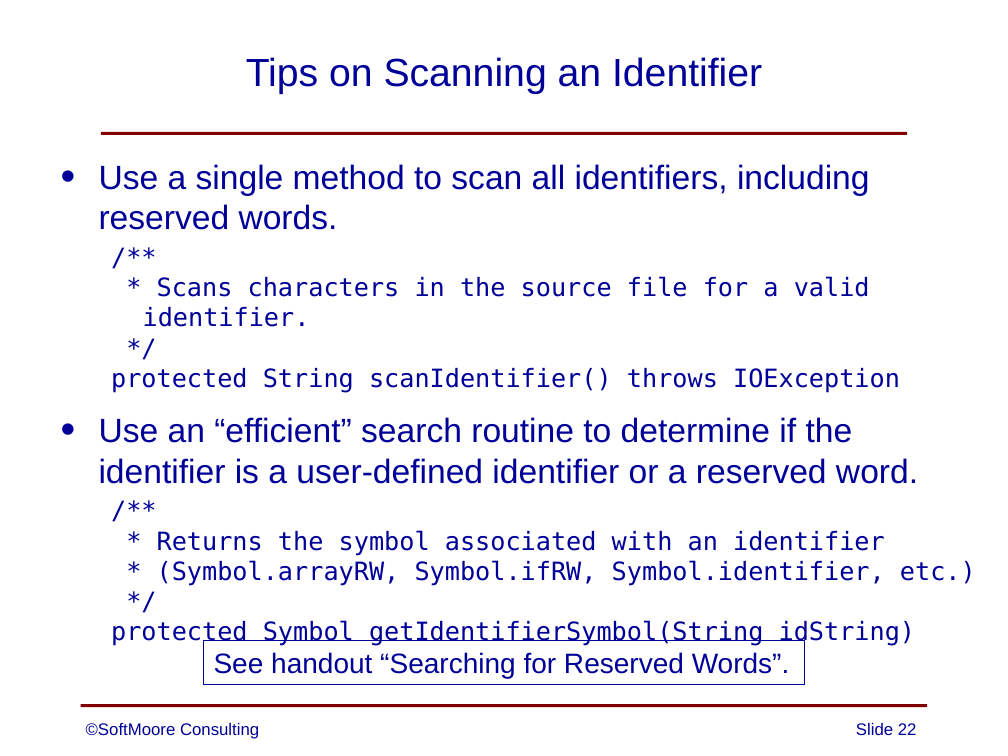
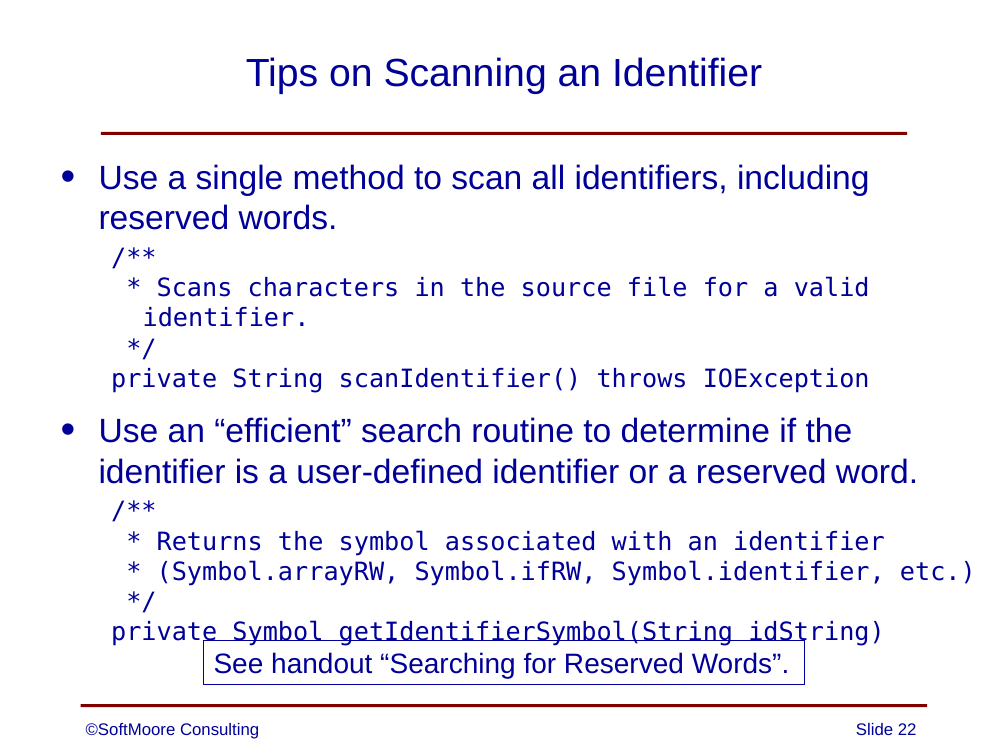
Before and after one commit to SoftMoore/CPRL, a slide deck: slide 22 of PowerPoint Slides/05 - Lexical Analysis.pptx. Drawn at 1008x756 pixels with LibreOffice and Linux fonts; fonts in the diff are those of the drawing. Boxes give left, top, right and bottom in pixels: in the first picture for what was removed or moved away, otherwise in the second. Text is boxed around its words. In the diff, an @@ line names an element or a change of style, - is before the commit and + after.

```diff
--- a/PowerPoint Slides/05 - Lexical Analysis.pptx
+++ b/PowerPoint Slides/05 - Lexical Analysis.pptx
@@ text at (x1=111, y1=368, x2=870, y2=393): text changed @@
-  protected String scanIdentifier() throws IOException
+  private String scanIdentifier() throws IOException
@@ text at (x1=111, y1=620, x2=885, y2=647): text changed @@
-  protected Symbol getIdentifierSymbol(String idString)
+  private Symbol getIdentifierSymbol(String idString)
```
Also in this commit, not shown: 4 other slides changed, 18 other files.
